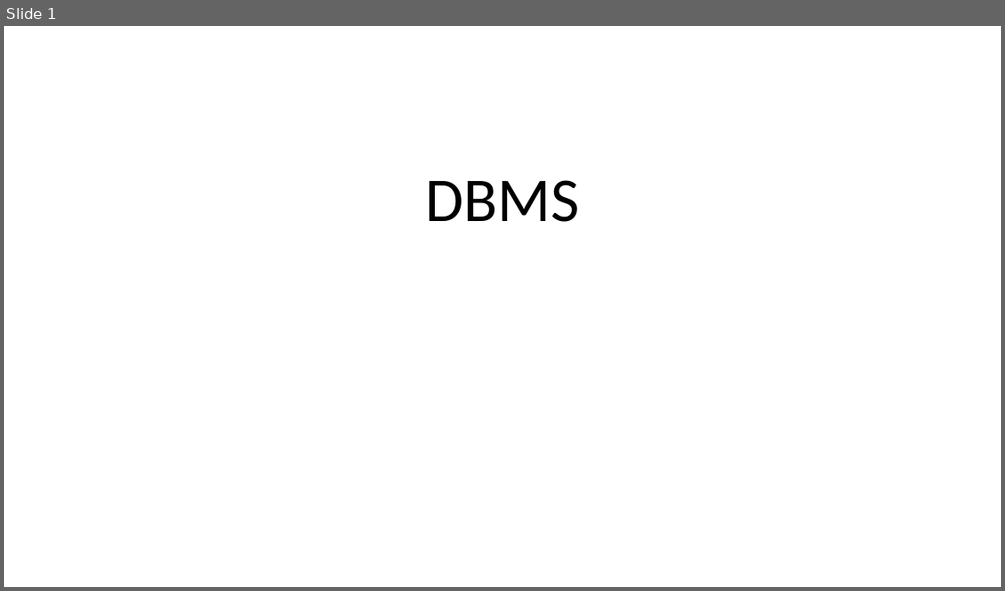
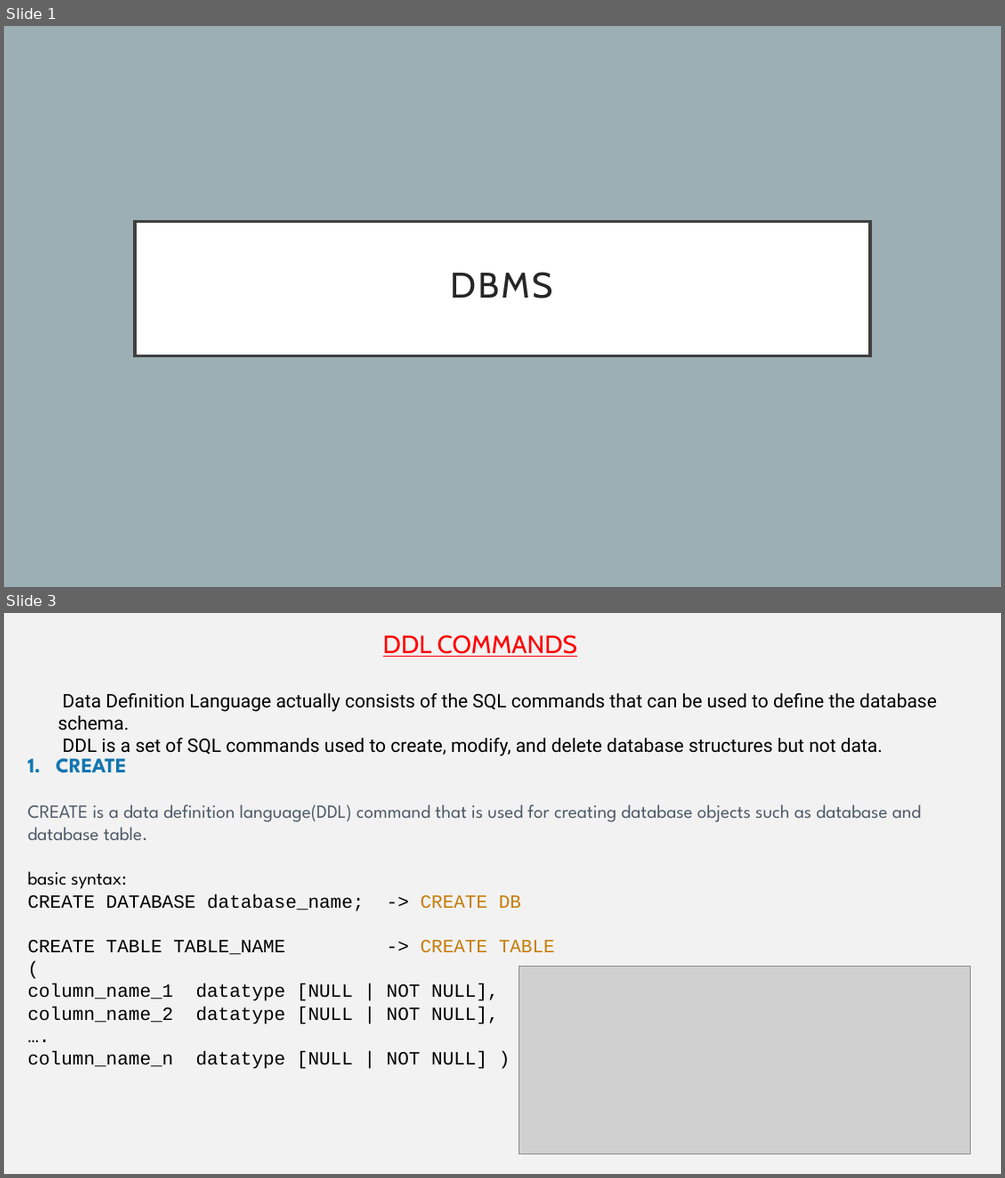
Before and after one commit to vishnuvishal-11/Vishnuvishal, a slide deck: Presentations/DBMS.pptx. Shown one above the other, each under a label of ours: slide 1 before the commit, slides 1 and 3 after it; the slides between them are not shown. The pictures are 1005x591 and 1005x1178 pixels, drawn with LibreOffice and Linux fonts; fonts in the diff are those of the drawing; grey boxes stand for pictures. Boxes give left, top, right and bottom in pixels: in the first picture for what was removed or moved away, otherwise in the second. Text is boxed around its words. In the diff, an @@ line names an element or a change of style, - is before the commit and + after.

```diff
--- a/Presentations/DBMS.pptx
+++ b/Presentations/DBMS.pptx
@@ slide 3 added at box(4, 613, 1001, 1174), background #F2F2F2 @@
@@ text added at box(383, 635, 577, 657), 24 pt, text #FF0000, underline @@
+DDL COMMANDS
@@ text added at box(58, 693, 937, 756), 18 pt, text #000000 @@
+Data Definition Language actually consists of the SQL commands that can be used to define the database schema.
+DDL is a set of SQL commands used to create, modify, and delete database structures but not data.
@@ text added at box(28, 751, 922, 1069), 18 pt, text #000000 @@
+1. CREATE
+CREATE is a data definition language(DDL) command that is used for creating database objects such as database and database table.
+basic syntax:
+CREATE DATABASE database_name; -> CREATE DB
+CREATE TABLE TABLE_NAME -> CREATE TABLE
+(
+column_name_1 datatype [NULL | NOT NULL],
+column_name_2 datatype [NULL | NOT NULL],
+….
+column_name_n datatype [NULL | NOT NULL] )
@@ picture added at box(519, 966, 971, 1153) @@
@@ slide 1 changed as well @@
@@ background #FFFFFF to #9BAFB5 @@
@@ title "DBMS": place and size @@
-title "DBMS" at box(425, 180, 579, 222)
+title "DBMS" at box(135, 221, 870, 356)
@@ title "DBMS" at box(135, 221, 870, 356): size 60 to 34.2 pt, font Calibri to Cabin, text colour #000000 to #262626, letter spacing 0 to 2 pt; vertical alignment bottom to middle; fill none to #FFFFFF; outline none to #404040 3 pt @@
```
Also in this commit, not shown: 5 other slides changed, 22 other slides added, 1 other file.
